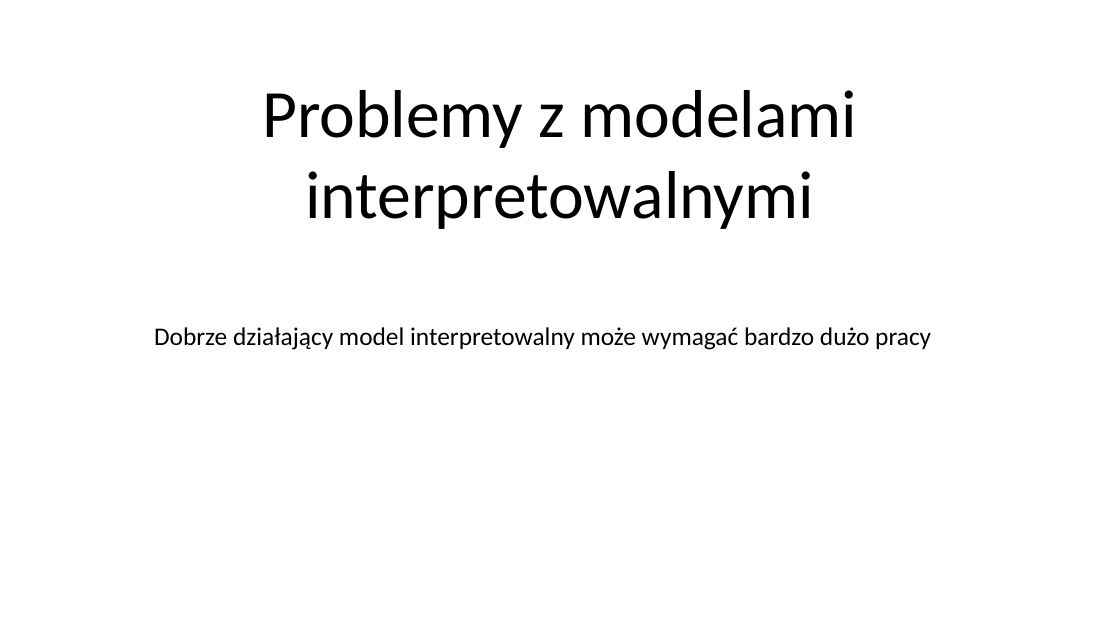
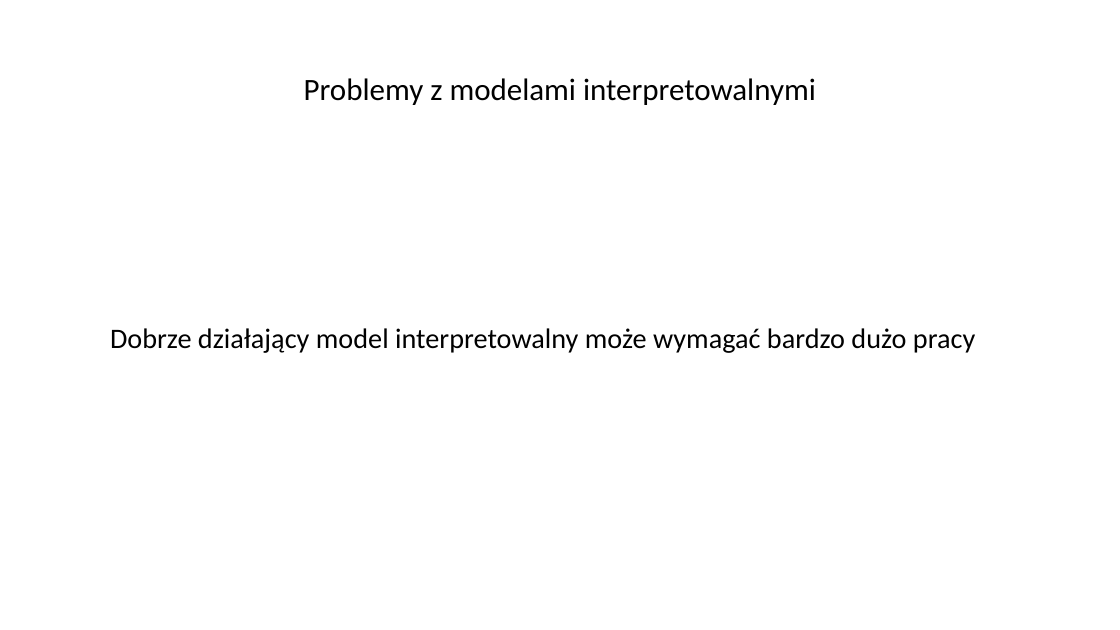
Before and after one commit to bogdankjastrzebski/WarsztatyBadawcze2, a slide deck: slide 10 of prezentacja/blackBox.odp. Drawn at 1120x630 pixels with LibreOffice and Linux fonts; fonts in the diff are those of the drawing. Boxes give left, top, right and bottom in pixels: in the first picture for what was removed or moved away, otherwise in the second. Text is boxed around its words. In the diff, an @@ line names an element or a change of style, - is before the commit and + after.

```diff
--- a/prezentacja/blackBox.odp
+++ b/prezentacja/blackBox.odp
@@ text "Problemy z modelami interpretowalnymi" at <box>304,78,816,105</box>: size 48 to 22 pt @@
@@ text "Dobrze działający model interpretowalny może ...": place and size @@
-text "Dobrze działający model interpretowalny może ..." at <box>154,327,931,350</box>
+text "Dobrze działający model interpretowalny może ..." at <box>110,328,975,353</box>
@@ text "Dobrze działający model interpretowalny może ..." at <box>110,328,975,353</box>: size 18 to 20 pt @@
```
Also in this commit, not shown: 15 other slides changed, 2 slides added, 1 other file.
